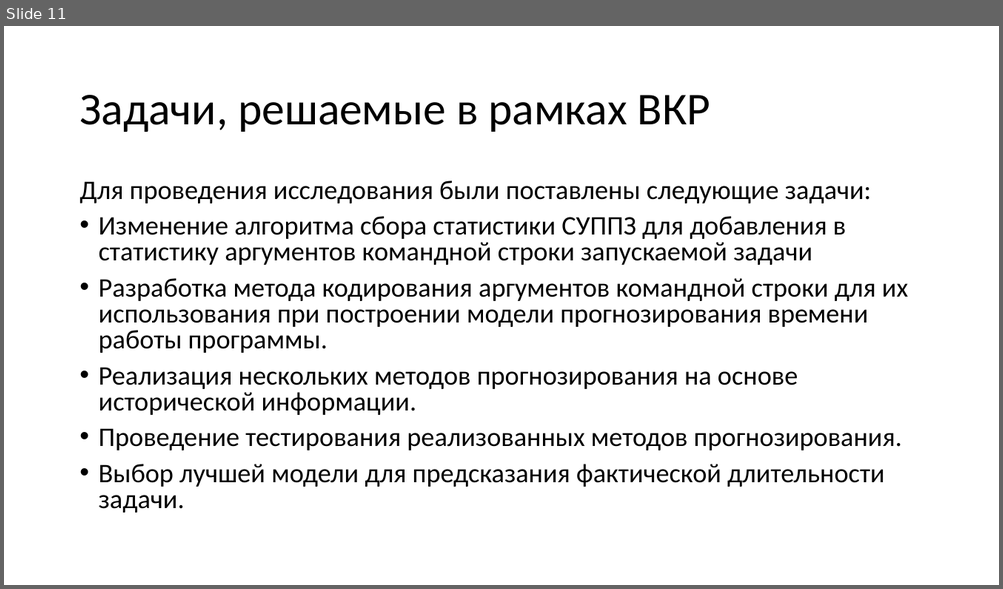
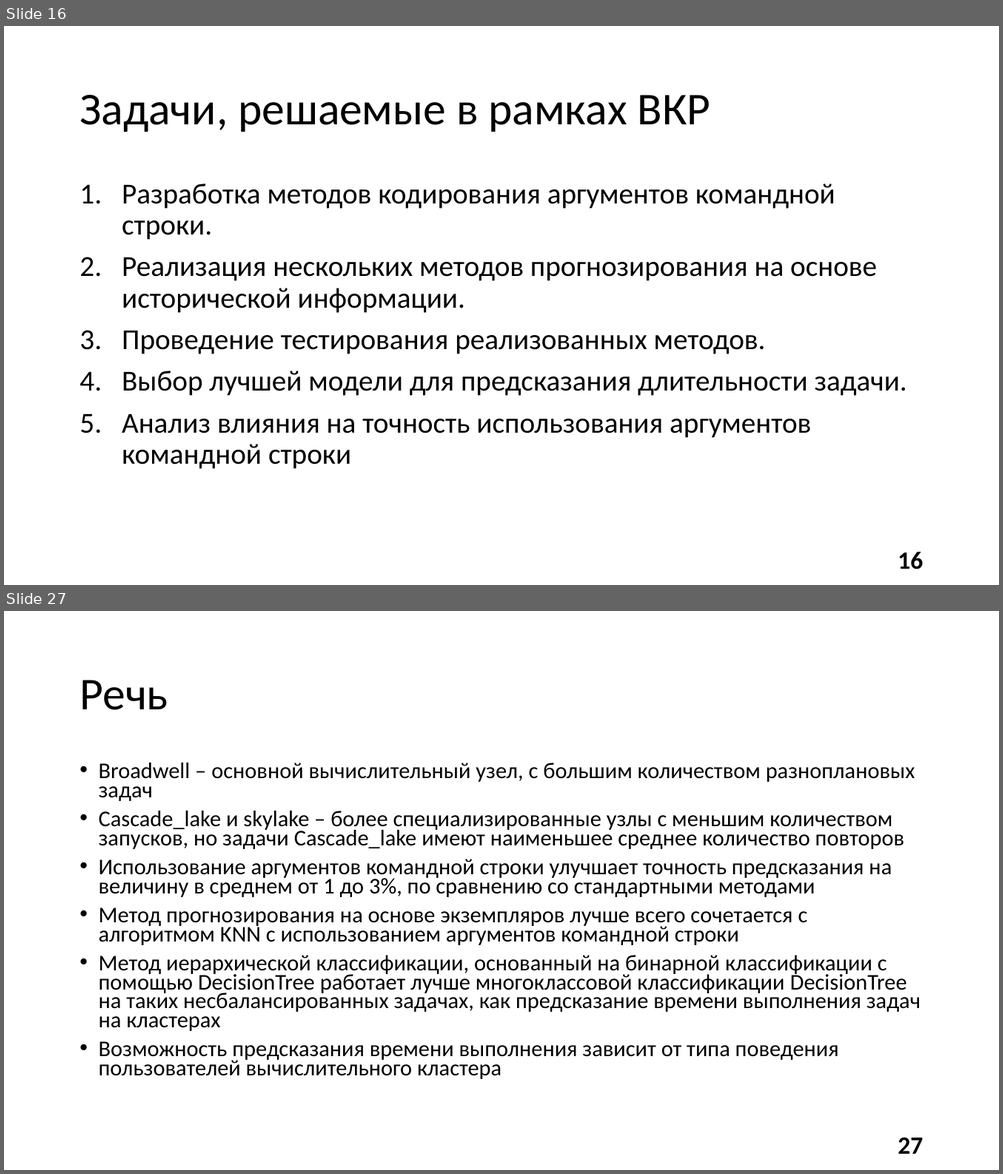
Before and after one commit to alexmeshr/task_time_prediction, a slide deck: presentation.pptx. Shown one above the other, each under a label of ours: slide 11 before the commit, slides 16 and 27 after it; the slides between them are not shown. The pictures are 1003x589 and 1003x1174 pixels, drawn with LibreOffice and Linux fonts; fonts in the diff are those of the drawing. Boxes give left, top, right and bottom in pixels: in the first picture for what was removed or moved away, otherwise in the second. Text is boxed around its words. In the diff, an @@ line names an element or a change of style, - is before the commit and + after.

```diff
--- a/presentation.pptx
+++ b/presentation.pptx
@@ slide 27 added at [4,611,999,1170], background #FFFFFF @@
@@ title added at [79,680,168,710], 44 pt, text #000000 @@
+Речь
@@ text added at [99,763,920,1079], 21.7 pt, text #000000 @@
+• Broadwell – основной вычислительный узел, с большим количеством разноплановых задач
+• Cascade_lake и skylake – более специализированные узлы с меньшим количеством запусков, но задачи Cascade_lake имеют наименьшее среднее количество повторов
+• Использование аргументов командной строки улучшает точность предсказания на величину в среднем от 1 до 3%, по сравнению со стандартными методами
+• Метод прогнозирования на основе экземпляров лучше всего сочетается с алгоритмом KNN с использованием аргументов командной строки
+• Метод иерархической классификации, основанный на бинарной классификации с помощью DecisionTree работает лучше многоклассовой классификации DecisionTree на таких несбалансированных задачах, как предсказание времени выполнения задач на кластерах
+• Возможность предсказания времени выполнения зависит от типа поведения пользователей вычислительного кластера
@@ page number added at [897,1138,922,1154], 24 pt, text #000000, bold @@
+27
@@ what was slide 11 is now slide 16 @@
@@ slide 16 changed as well @@
@@ text at [122,184,835,240]: text changed; size 25.9 to 28 pt @@
-Для проведения исследования были поставлены следующие задачи:
-• Изменение алгоритма сбора статистики СУППЗ для добавления в статистику аргументов командной строки запускаемой задачи
-• Разработка метода кодирования аргументов командной строки для их использования при построении модели прогнозирования времени работы программы.
+1. Разработка методов кодирования аргументов командной строки.
@@ text at [122,258,876,313]: size 25.9 to 28 pt in "Реализация нескольких методов прогнозирования на основе исто ..."; bullet • to 1.; line spacing 0.8 to 0.9 @@
@@ text at [122,331,907,469]: text changed; size 25.9 to 28 pt @@
-• Проведение тестирования реализованных методов прогнозирования.
-• Выбор лучшей модели для предсказания фактической длительности задачи.
+3. Проведение тестирования реализованных методов.
+4. Выбор лучшей модели для предсказания длительности задачи.
+5. Анализ влияния на точность использования аргументов командной строки
@@ page number added at [897,552,922,570], 24 pt, text #000000, bold @@
+16
```
Also in this commit, not shown: 7 other slides changed, 19 other slides added, 3 slides removed, 11 other files.
